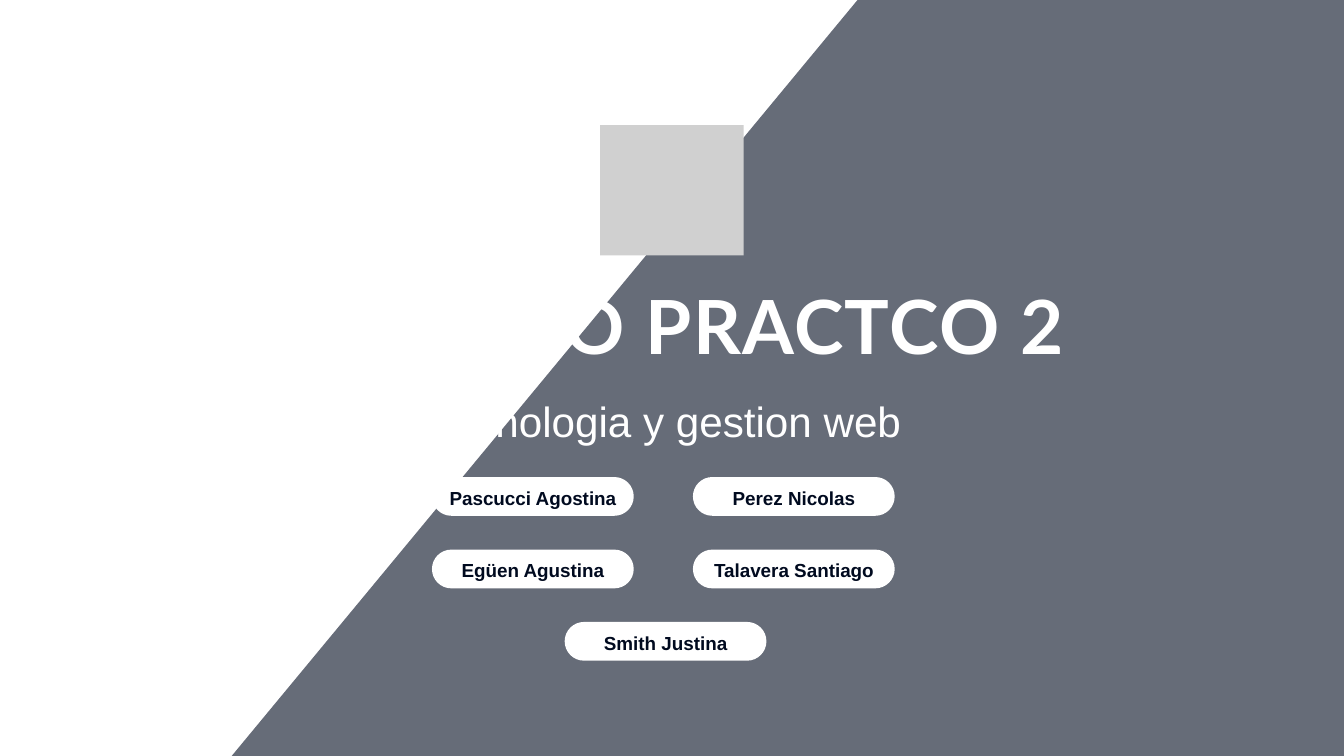
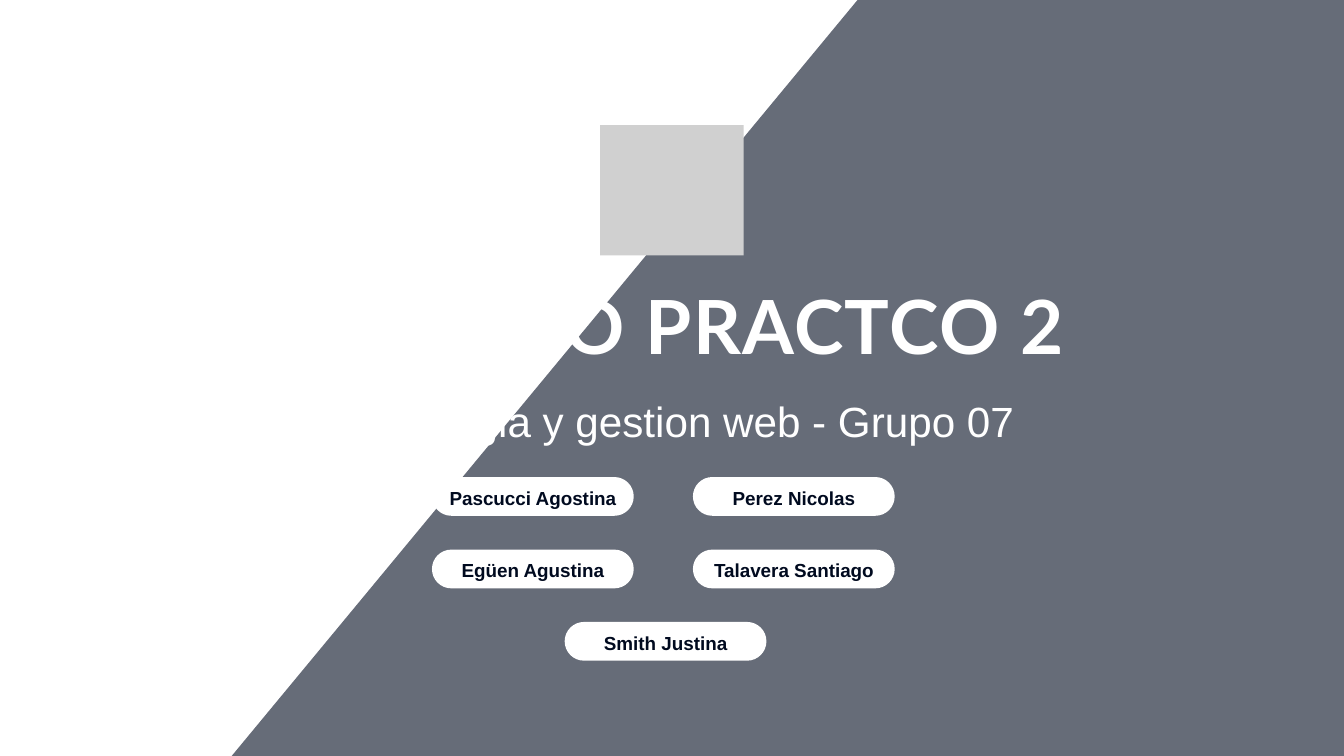
Before and after one commit to sebaiannotta17/2025-UTN-GRUPO-6, a slide deck: slide 1 of TP-2/Grupo07/Documento proyecto/Trabajo practco 2.pptx. Drawn at 1344x756 pixels with LibreOffice and Linux fonts; fonts in the diff are those of the drawing; grey boxes stand for pictures; background and template pictures are left out. Boxes give left, top, right and bottom in pixels: in the first picture for what was removed or moved away, otherwise in the second. Text is boxed around its words. In the diff, an @@ line names an element or a change of style, - is before the commit and + after.

```diff
--- a/TP-2/Grupo07/Documento proyecto/Trabajo practco 2.pptx
+++ b/TP-2/Grupo07/Documento proyecto/Trabajo practco 2.pptx
@@ text at box(329, 403, 1014, 445): text changed @@
-Tecnologia y gestion web
+Tecnologia y gestion web - Grupo 07
```
Also in this commit, not shown: 1 other slide changed.
